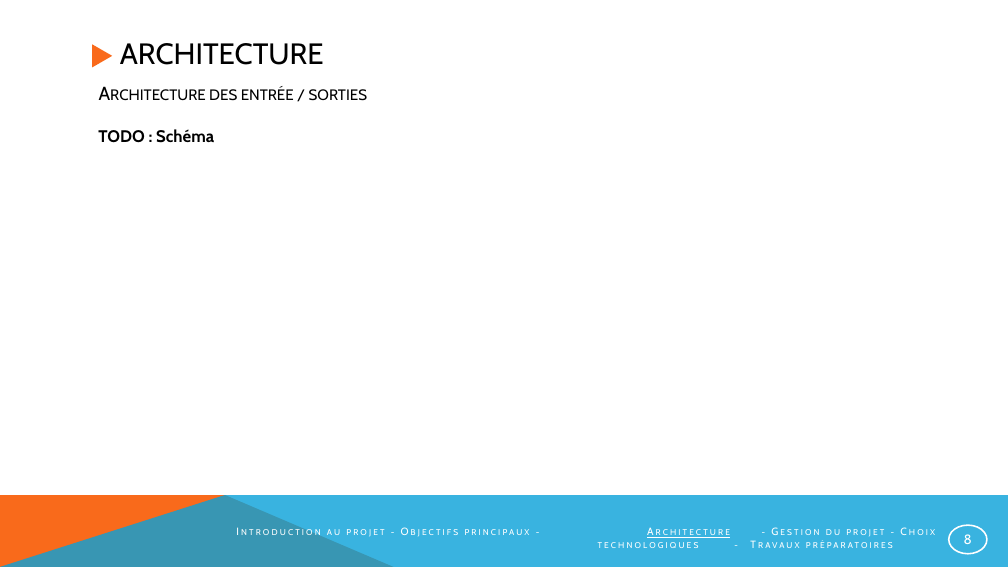
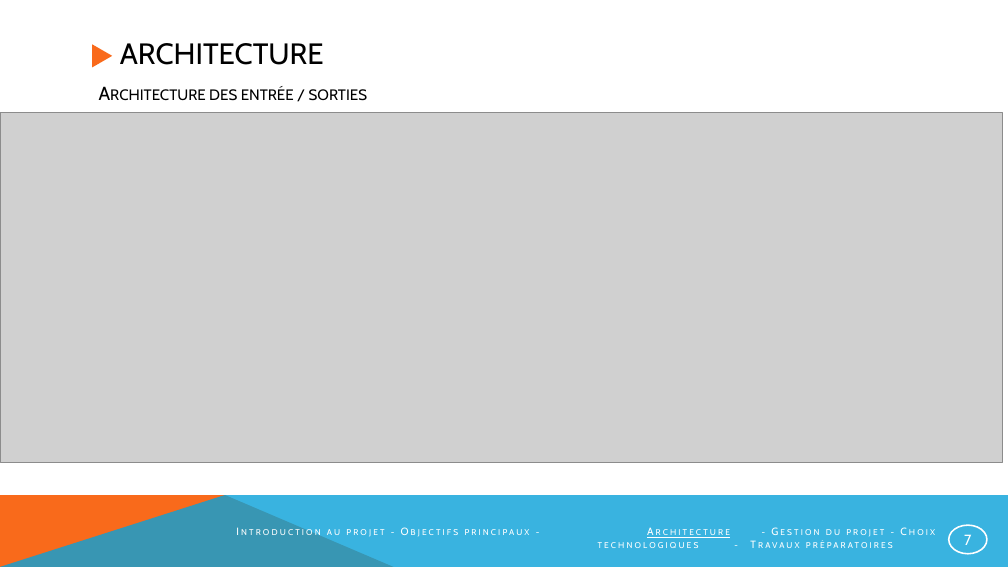
Before and after one commit to NotAVeryIntelligentSystem/NARVIS, a slide deck: slide 7 of Presentation/PrésentationNarvis_2.pptx (slide 8 before the commit). Drawn at 1008x567 pixels with LibreOffice and Linux fonts; fonts in the diff are those of the drawing; grey boxes stand for pictures. Boxes give left, top, right and bottom in pixels: in the first picture for what was removed or moved away, otherwise in the second. Text is boxed around its words. In the diff, an @@ line names an element or a change of style, - is before the commit and + after.

Commit message:
Mise à jour de la Présentation. Modification des User Stories +  Intégration du schéma InputOutput + Ajout d'images + Modification de la partie Gestion de Projet.

```diff
--- a/Presentation/PrésentationNarvis_2.pptx
+++ b/Presentation/PrésentationNarvis_2.pptx
@@ picture added at (x1=0, y1=113, x2=1003, y2=463) @@
@@ text removed at (x1=98, y1=129, x2=214, y2=143) @@
-TODO : Schéma
@@ page number at (x1=964, y1=534, x2=971, y2=545): text changed; size 12.8 to 14 pt @@
-8
+7
```
Also in this commit, not shown: 9 other slides changed, 1 slide added, 2 slides removed.
